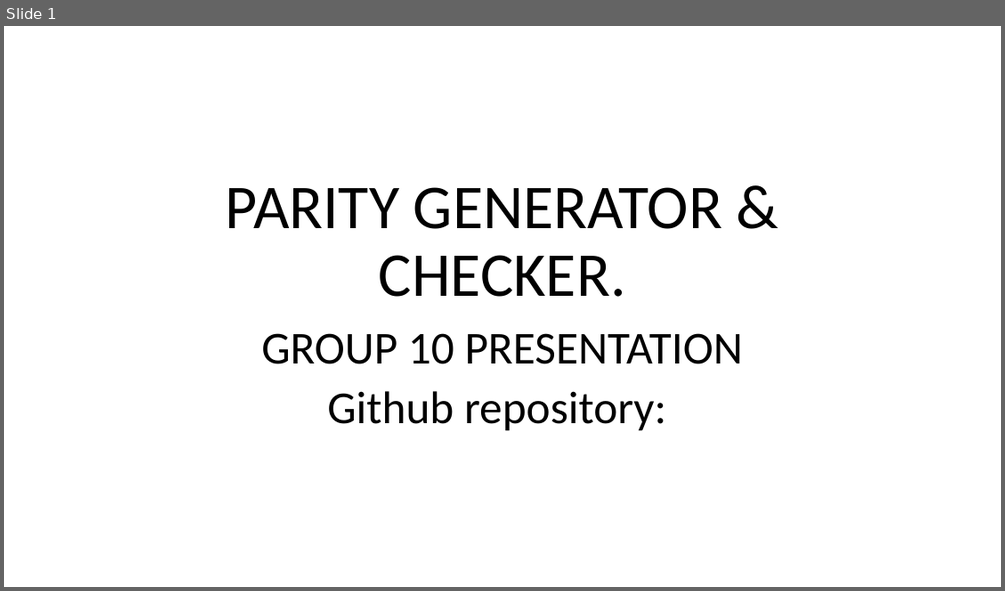
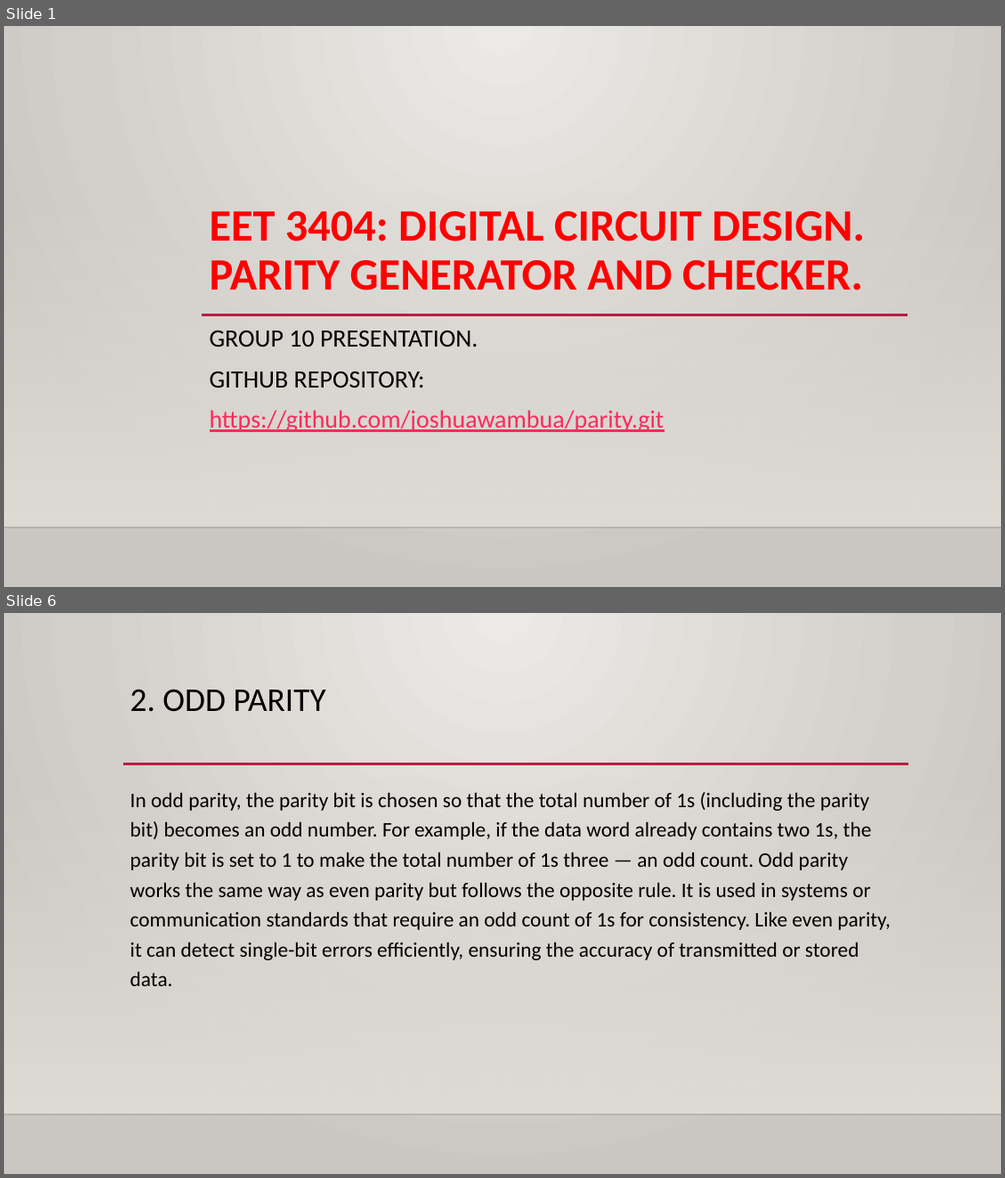
Before and after one commit to joshuawambua/parity, a slide deck: PARITY GENERATOR.pptx. Shown one above the other, each under a label of ours: slide 1 before the commit, slides 1 and 6 after it; the slides between them are not shown. The pictures are 1005x591 and 1005x1178 pixels, drawn with LibreOffice and Linux fonts; fonts in the diff are those of the drawing; background and template pictures are left out. Boxes give left, top, right and bottom in pixels: in the first picture for what was removed or moved away, otherwise in the second. Text is boxed around its words. In the diff, an @@ line names an element or a change of style, - is before the commit and + after.

```diff
--- a/PARITY GENERATOR.pptx
+++ b/PARITY GENERATOR.pptx
@@ slide 6 added at box(4, 613, 1001, 1174), background gradient #ECEAE7 to #CAC7C1; not listed: 2 template elements that a slide beside it also shows @@
@@ title added at box(130, 689, 326, 712), 32 pt, text #000000 @@
+2. ODD PARITY
@@ line added from (123, 764) to (909, 764), #B71E42 2.5 pt @@
@@ text added at box(130, 792, 890, 986), 20 pt, text #000000 @@
+In odd parity, the parity bit is chosen so that the total number of 1s (including the parity bit) becomes an odd number. For example, if the data word already contains two 1s, the parity bit is set to 1 to make the total number of 1s three — an odd count. Odd parity works the same way as even parity but follows the opposite rule. It is used in systems or communication standards that require an odd count of 1s for consistency. Like even parity, it can detect single-bit errors efficiently, ensuring the accuracy of transmitted or stored data.
@@ slide 1 changed as well @@
@@ background #FFFFFF to gradient #ECEAE7 to #CAC7C1 @@
@@ rectangle added at box(4, 192, 1001, 527), fill gradient #DFDBD5 @@
@@ title at box(210, 211, 865, 290): text changed; size 60 to 43.2 pt; text colour #000000 to #FF0000; bold on @@
-PARITY GENERATOR & CHECKER.
+EET 3404: DIGITAL CIRCUIT DESIGN.
+PARITY GENERATOR AND CHECKER.
@@ line added from (202, 314) to (908, 314), #B71E42 2.5 pt @@
@@ subtitle at box(210, 330, 664, 432): text changed; size 44 to 24 pt; text colour #000000 to #FA2B5C @@
-GROUP 10 PRESENTATION
-Github repository:
+GROUP 10 PRESENTATION.
+GITHUB REPOSITORY:
+https://github.com/joshuawambua/parity.git
@@ line added from (4, 527) to (1001, 527), #000001 1 pt @@
```
Also in this commit, not shown: 4 other slides changed, 18 other slides added, 2 slides removed.
